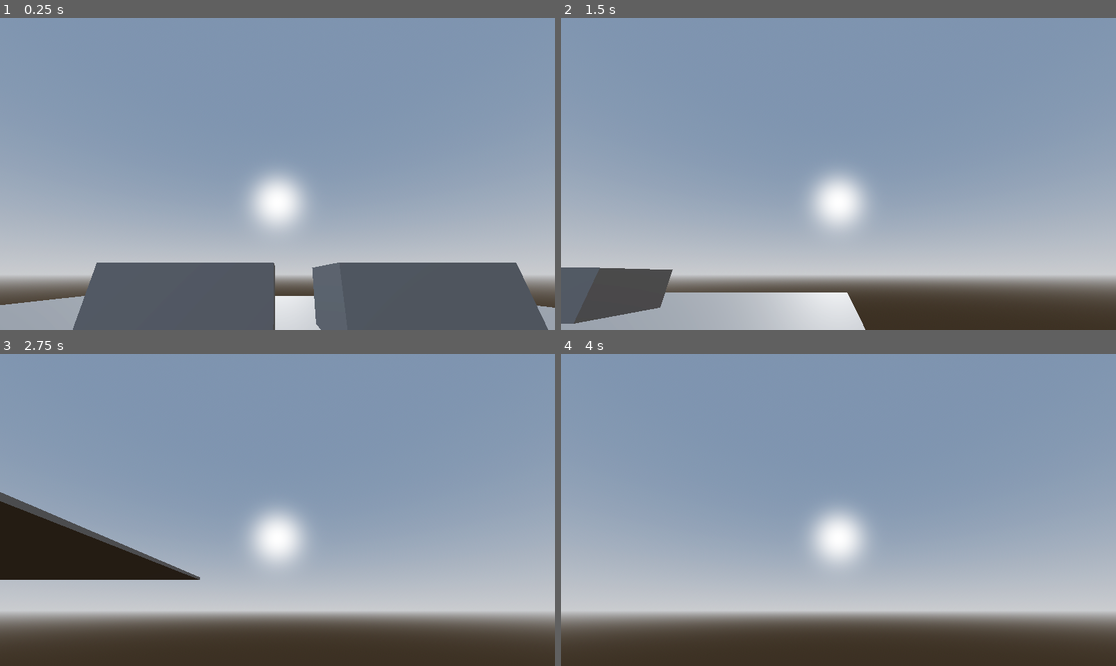
Above: before the commit, frames 1-4 (two rows, left to right).
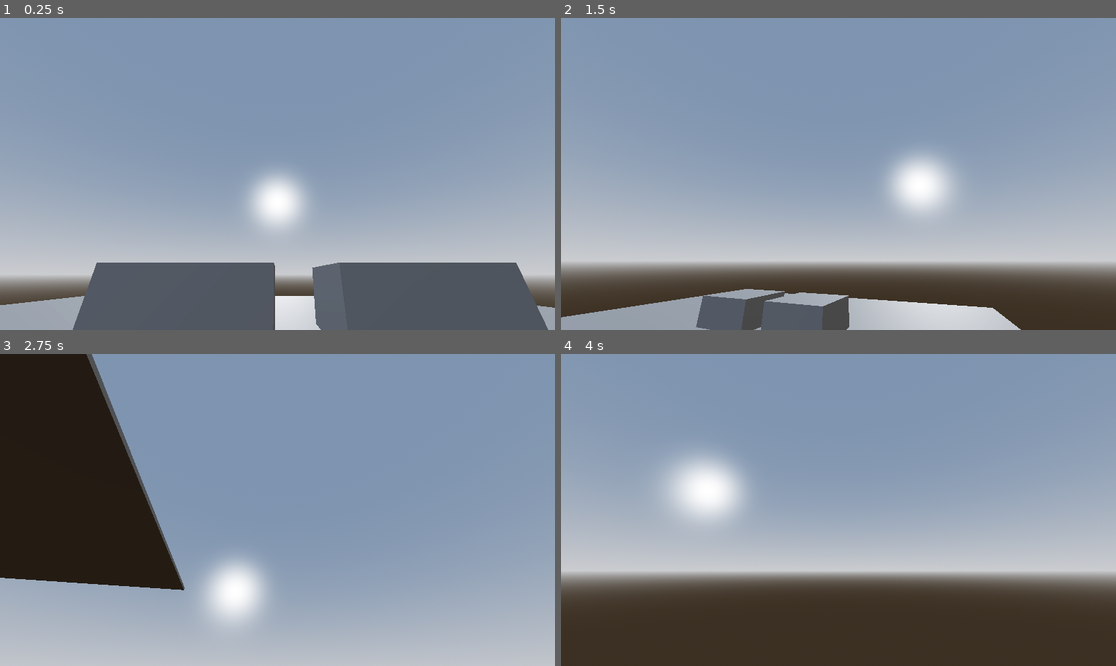
Above: after the commit, the same moments.

Repository: LuskyC/piggers
Game: Godot game, scene res://main map/node_3d.tscn
Same seed, same stepped clock (60 frames per second), same inputs: the game is played once before the commit and once after it.
Inputs (mouse positions are in pixels of both pictures, inside the frame that each line leads up to):
- Up to frame 1 (0.25 s): no input
- Up to frame 2 (1.5 s): tap Enter (ui_accept) at 0.5, 0.6, 1.25 s; move the mouse to (960, 158) at 0.52 s; hold Right (ui_right) 0.53-1.28 s; tap Space (jump, bound only after the commit) at 0.77, 0.8, 1.07, 1.35 s; move the mouse to (727, 189) at 1.27 s; hold Down (ui_down) from 1.28 s (still down)
- Up to frame 3 (2.75 s): tap Space (jump, bound only after the commit) at 1.52, 1.82, 2.3 s; tap Enter (ui_accept) at 1.55, 2.1 s; move the mouse to (333, 441) at 2.02 s; release Down (ui_down) at 2.03 s; hold Right (ui_right) from 2.03 s (still down)
- Up to frame 4 (4 s): move the mouse to (810, 572) at 2.77 s; release Right (ui_right) at 2.78 s; hold Up (ui_up) 2.78-3.53 s; tap Enter (ui_accept) at 2.85 s; tap Space (jump, bound only after the commit) at 3.02, 3.32, 3.6, 3.77 s; move the mouse to (1005, 556) at 3.52 s; hold Left (ui_left) from 3.53 s (still down)

The runs differ from the first frame. In frame 1, less than 0.1% of the frame differs, in the area x 1-61%, y 78-92%; in frame 2, 20%; in frame 3, 45%, in the area x 0-100%, y 0-100%; in frame 4, 29%.

Commit message:
голова + ходба

Diff:
--- a/Scripts/pig.gd
+++ b/Scripts/pig.gd
@@ -1,28 +1,84 @@
 extends CharacterBody3D
 
+var sens = 0.1
+var speed = 4
+var jump = 6
+var accel = 8
+var _delta
 
-const SPEED = 5.0
-const JUMP_VELOCITY = 4.5
+var direction = Vector2()
+var vel = Vector3()
 
+var gravity = -22
+var max_gravity = -30
+
+@onready var head = $head
+
+func _ready() -> void:
+	Input.set_mouse_mode(Input.MOUSE_MODE_CAPTURED)
+
+func _input(event: InputEvent) -> void:
+	if event is InputEventMouseMotion:
+		var movement = event.relative
+
+		# Поворот головы вверх/вниз
+		head.rotation.x += -deg_to_rad(movement.y * sens)
+		head.rotation.x = clamp(head.rotation.x, deg_to_rad(-90), deg_to_rad(90))
+
+		# Поворот всего тела влево/вправо
+		rotation.y += -deg_to_rad(movement.x * sens)
+
+	# Выход из захвата мыши по Escape
+	if event is InputEventKey and event.pressed:
+		if event.keycode == KEY_ESCAPE:
+			if Input.get_mouse_mode() == Input.MOUSE_MODE_CAPTURED:
+				Input.set_mouse_mode(Input.MOUSE_MODE_VISIBLE)
+			else:
+				Input.set_mouse_mode(Input.MOUSE_MODE_CAPTURED)
 
 func _physics_process(delta: float) -> void:
-	# Add the gravity.
-	if not is_on_floor():
-		velocity += get_gravity() * delta
+	_delta = delta
+	dir()
 
-	# Handle jump.
-	if Input.is_action_just_pressed("ui_accept") and is_on_floor():
-		velocity.y = JUMP_VELOCITY
+func dir():
+	direction = Vector2(0,0)
 
-	# Get the input direction and handle the movement/deceleration.
-	# As good practice, you should replace UI actions with custom gameplay actions.
-	var input_dir := Input.get_vector("ui_left", "ui_right", "ui_up", "ui_down")
-	var direction := (transform.basis * Vector3(input_dir.x, 0, input_dir.y)).normalized()
-	if direction:
-		velocity.x = direction.x * SPEED
-		velocity.z = direction.z * SPEED
-	else:
-		velocity.x = move_toward(velocity.x, 0, SPEED)
-		velocity.z = move_toward(velocity.z, 0, SPEED)
+	# ИСПРАВЛЕНО: используем is_action_pressed для непрерывного движения
+	if Input.is_action_pressed('ui_up'):
+		direction.y += 1
+	if Input.is_action_pressed('ui_down'):
+		direction.y -= 1
+	if Input.is_action_pressed('ui_right'):
+		direction.x += 1
+	if Input.is_action_pressed('ui_left'):
+		direction.x -= 1
 
+	# Нормализуем и поворачиваем направление относительно вращения персонажа
+	direction = direction.normalized()
+
+	# Преобразуем локальное направление в мировые координаты
+	var forward = -transform.basis.z
+	var right = transform.basis.x
+
+	var move_direction = forward * direction.y + right * direction.x
+
+	# Применяем движение с интерполяцией
+	vel.x = lerp(vel.x, move_direction.x * speed, accel * _delta)
+	vel.z = lerp(vel.z, move_direction.z * speed, accel * _delta)
+
+	# Гравитация
+	vel.y += gravity * _delta
+	if vel.y < max_gravity:
+		vel.y = max_gravity
+
+	# Прыжок
+	if Input.is_action_just_pressed('jump') and is_on_floor():
+		vel.y = jump
+
+	# Устанавливаем скорость и двигаем
+	velocity = vel
 	move_and_slide()
+
+	# Сбрасываем Y скорость при нахождении на полу
+	if is_on_floor() and vel.y < 0:
+		vel.y = 0
--- a/main map/node_3d.tscn
+++ b/main map/node_3d.tscn
@@ -1,7 +1,7 @@
 [gd_scene load_steps=8 format=3 uid="uid://bayo2kt0i2ksk"]
 
-[ext_resource type="Script" uid="uid://byhgoubrplhhw" path="res://Scripts/pig.gd" id="1_2f5wm"]
-[ext_resource type="Script" uid="uid://cm1l7i7fw73h5" path="res://Scripts/camera_3d.gd" id="2_jd347"]
+[ext_resource type="Script" uid="uid://byhgoubrplhhw" path="res://scripts/pig.gd" id="1_2f5wm"]
+[ext_resource type="Script" uid="uid://cm1l7i7fw73h5" path="res://scripts/camera_3d.gd" id="2_jd347"]
 
 [sub_resource type="ProceduralSkyMaterial" id="ProceduralSkyMaterial_hh2nm"]
 sky_horizon_color = Color(0.66224277, 0.6717428, 0.6867428, 1)
@@ -44,8 +44,10 @@
 transform = Transform3D(0.32907933, 0, 0, 0, 0.29406664, 0, 0, 0, 0.2905977, 0, -0.20049316, -0.012955964)
 shape = SubResource("CapsuleShape3D_hh2nm")
 
-[node name="Camera3D" type="Camera3D" parent="pig"]
-transform = Transform3D(1, 0, 0, 0, 0.8964864, -0.4430712, 0, 0.4430712, 0.8964864, -0.031161875, -0.06656706, -0.045761704)
+[node name="head" type="Node3D" parent="pig"]
+
+[node name="Camera3D" type="Camera3D" parent="pig/head"]
+transform = Transform3D(1, 0, 0, 0, 0.89648646, -0.44307122, 0, 0.44307122, 0.89648646, -0.031161875, -0.06656706, -0.045761704)
 script = ExtResource("2_jd347")
 
 [node name="Environment" type="Node3D" parent="."]
--- a/project.godot
+++ b/project.godot
@@ -13,3 +13,43 @@
 config/name="piggers"
 run/main_scene="uid://bayo2kt0i2ksk"
 config/features=PackedStringArray("4.5", "Forward Plus")
+
+[input]
+
+ui_left={
+"deadzone": 0.5,
+"events": [Object(InputEventKey,"resource_local_to_scene":false,"resource_name":"","device":0,"window_id":0,"alt_pressed":false,"shift_pressed":false,"ctrl_pressed":false,"meta_pressed":false,"pressed":false,"keycode":4194319,"physical_keycode":0,"key_label":0,"unicode":0,"location":0,"echo":false,"script":null)
+, Object(InputEventJoypadButton,"resource_local_to_scene":false,"resource_name":"","device":0,"button_index":13,"pressure":0.0,"pressed":false,"script":null)
+, Object(InputEventJoypadMotion,"resource_local_to_scene":false,"resource_name":"","device":0,"axis":0,"axis_value":-1.0,"script":null)
+, null, Object(InputEventKey,"resource_local_to_scene":false,"resource_name":"","device":-1,"window_id":0,"alt_pressed":false,"shift_pressed":false,"ctrl_pressed":false,"meta_pressed":false,"pressed":false,"keycode":0,"physical_keycode":65,"key_label":0,"unicode":97,"location":0,"echo":false,"script":null)
+]
+}
+ui_right={
+"deadzone": 0.5,
+"events": [Object(InputEventKey,"resource_local_to_scene":false,"resource_name":"","device":0,"window_id":0,"alt_pressed":false,"shift_pressed":false,"ctrl_pressed":false,"meta_pressed":false,"pressed":false,"keycode":4194321,"physical_keycode":0,"key_label":0,"unicode":0,"location":0,"echo":false,"script":null)
+, Object(InputEventJoypadButton,"resource_local_to_scene":false,"resource_name":"","device":0,"button_index":14,"pressure":0.0,"pressed":false,"script":null)
+, Object(InputEventJoypadMotion,"resource_local_to_scene":false,"resource_name":"","device":0,"axis":0,"axis_value":1.0,"script":null)
+, Object(InputEventKey,"resource_local_to_scene":false,"resource_name":"","device":-1,"window_id":0,"alt_pressed":false,"shift_pressed":false,"ctrl_pressed":false,"meta_pressed":false,"pressed":false,"keycode":0,"physical_keycode":68,"key_label":0,"unicode":100,"location":0,"echo":false,"script":null)
+]
+}
+ui_up={
+"deadzone": 0.5,
+"events": [Object(InputEventKey,"resource_local_to_scene":false,"resource_name":"","device":0,"window_id":0,"alt_pressed":false,"shift_pressed":false,"ctrl_pressed":false,"meta_pressed":false,"pressed":false,"keycode":4194320,"physical_keycode":0,"key_label":0,"unicode":0,"location":0,"echo":false,"script":null)
+, Object(InputEventJoypadButton,"resource_local_to_scene":false,"resource_name":"","device":0,"button_index":11,"pressure":0.0,"pressed":false,"script":null)
+, Object(InputEventJoypadMotion,"resource_local_to_scene":false,"resource_name":"","device":0,"axis":1,"axis_value":-1.0,"script":null)
+, Object(InputEventKey,"resource_local_to_scene":false,"resource_name":"","device":-1,"window_id":0,"alt_pressed":false,"shift_pressed":false,"ctrl_pressed":false,"meta_pressed":false,"pressed":false,"keycode":0,"physical_keycode":87,"key_label":0,"unicode":119,"location":0,"echo":false,"script":null)
+]
+}
+ui_down={
+"deadzone": 0.5,
+"events": [Object(InputEventKey,"resource_local_to_scene":false,"resource_name":"","device":0,"window_id":0,"alt_pressed":false,"shift_pressed":false,"ctrl_pressed":false,"meta_pressed":false,"pressed":false,"keycode":4194322,"physical_keycode":0,"key_label":0,"unicode":0,"location":0,"echo":false,"script":null)
+, Object(InputEventJoypadButton,"resource_local_to_scene":false,"resource_name":"","device":0,"button_index":12,"pressure":0.0,"pressed":false,"script":null)
+, Object(InputEventJoypadMotion,"resource_local_to_scene":false,"resource_name":"","device":0,"axis":1,"axis_value":1.0,"script":null)
+, Object(InputEventKey,"resource_local_to_scene":false,"resource_name":"","device":-1,"window_id":0,"alt_pressed":false,"shift_pressed":false,"ctrl_pressed":false,"meta_pressed":false,"pressed":false,"keycode":0,"physical_keycode":83,"key_label":0,"unicode":115,"location":0,"echo":false,"script":null)
+]
+}
+jump={
+"deadzone": 0.2,
+"events": [Object(InputEventKey,"resource_local_to_scene":false,"resource_name":"","device":-1,"window_id":0,"alt_pressed":false,"shift_pressed":false,"ctrl_pressed":false,"meta_pressed":false,"pressed":false,"keycode":0,"physical_keycode":32,"key_label":0,"unicode":32,"location":0,"echo":false,"script":null)
+]
+}
